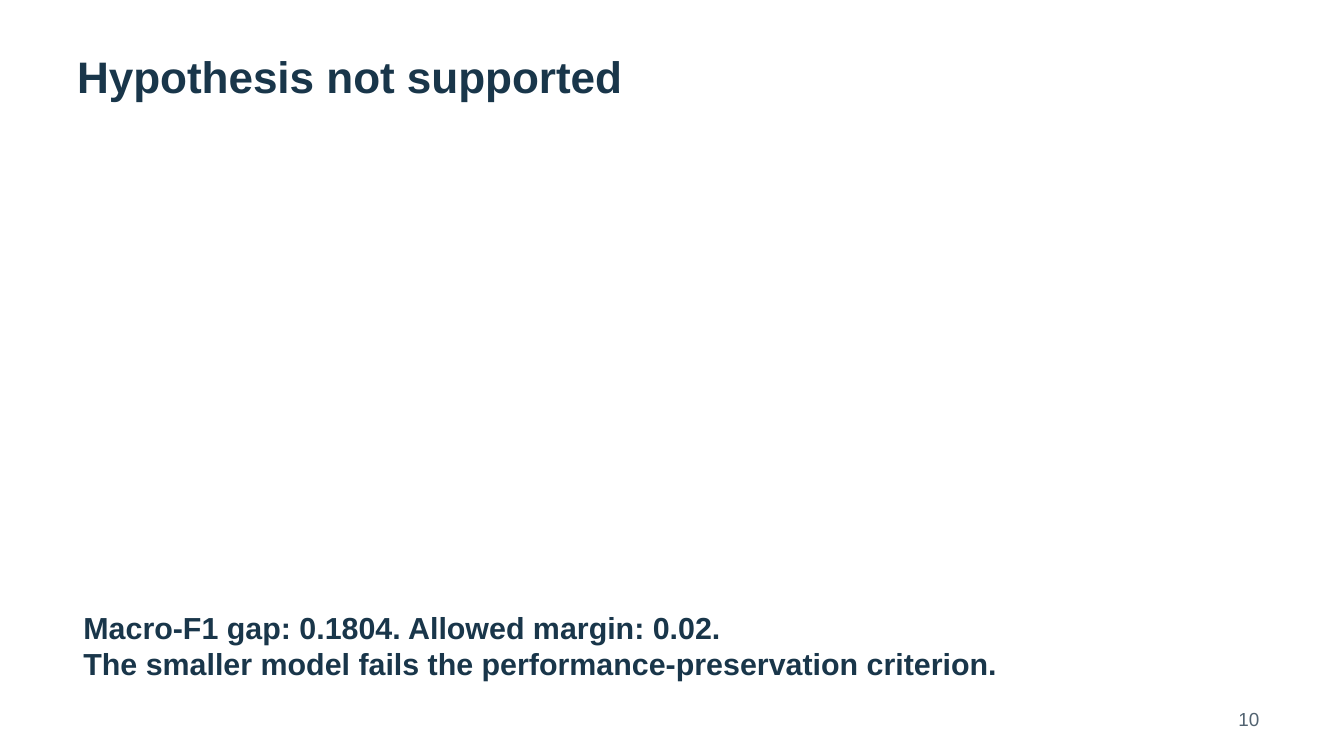
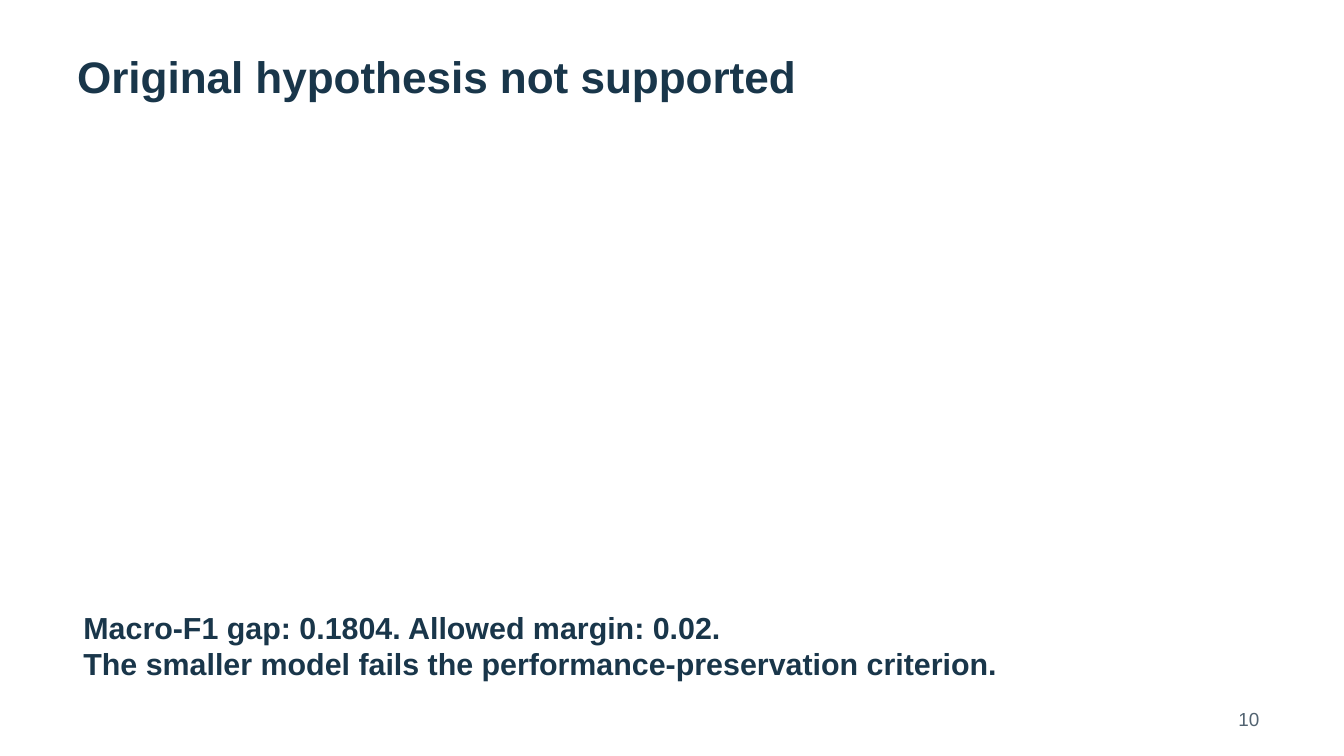
Before and after one commit to visheshrao17/ComputerVision_Prj, a slide deck: slide 10 of deliverables/final_evaluation/Brain_MRI_Final_Presentation.pptx. Drawn at 1344x756 pixels with LibreOffice and Linux fonts; fonts in the diff are those of the drawing. Boxes give left, top, right and bottom in pixels: in the first picture for what was removed or moved away, otherwise in the second. Text is boxed around its words. In the diff, an @@ line names an element or a change of style, - is before the commit and + after.

```diff
--- a/deliverables/final_evaluation/Brain_MRI_Final_Presentation.pptx
+++ b/deliverables/final_evaluation/Brain_MRI_Final_Presentation.pptx
@@ text at box(77, 61, 796, 101): text changed @@
-Hypothesis not supported
+Original hypothesis not supported
```
Also in this commit, not shown: 5 other slides changed, 6 slides added, 3 slides removed, 47 other files.
